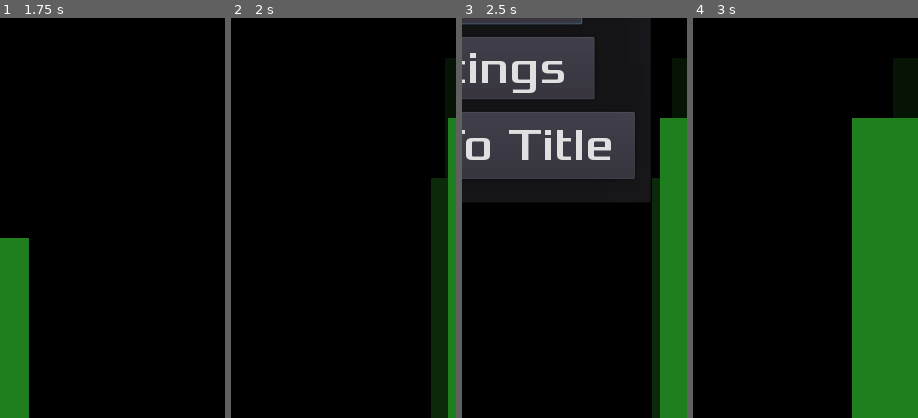
Above: before the commit, frames 1-4 (left to right).
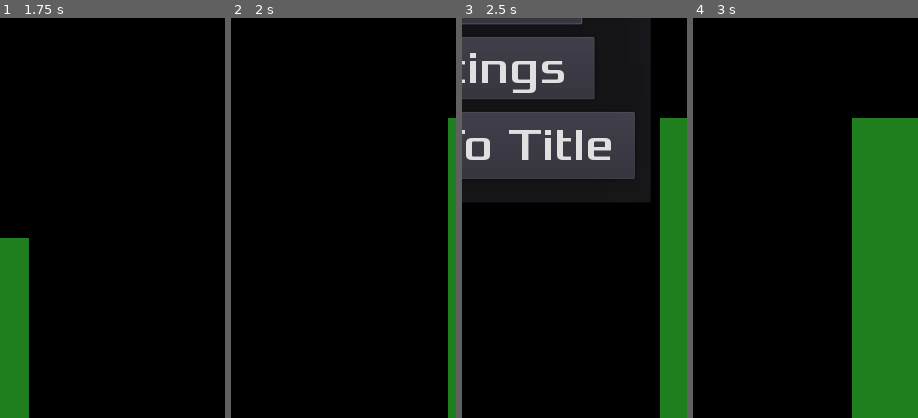
Above: after the commit, the same moments.

Repository: tomas7770/RunJump
Game: Godot game, scene res://scenes/Main/Main.tscn
The game is run twice, just before and just after one commit, with the same random seed, the same clock (stepped at 60 frames per second) and the same inputs. This scene is started directly instead of the project's main scene.
Inputs:
- Up to frame 1 (1.75 s): click "| |" at 0.5 s; click "Continue" at 1.25 s
- Up to frame 2 (2 s): no input
- Up to frame 3 (2.5 s): click "| |" at 2 s
- Up to frame 4 (3 s): click "Continue" at 2.75 s
The pictures show only the part of the screen within x 49-99%, y 50-100%; the shares and areas given below are measured in that part.

Frame 1 is identical in both runs. In frame 2, 4.5% of the frame differs, in the area x 88-97%, y 40-100%; in frame 3, 2.1%; in frame 4, less than 0.1%.
Error after the commit: Invalid call. Nonexistent function 'on_game_start' in base 'Nil'. (res://scenes/Main/Main.gd:44)

Commit message:
Add background to Title and pass it to Main
Prepare for showing background in title screen

Diff:
--- a/scenes/Background/Background.gd
+++ b/scenes/Background/Background.gd
@@ -7,10 +7,10 @@
 }
 const SCREEN_SIZE = GlobalVariables.SCREEN_SIZE
 export (PackedScene) var BGPlat
+var game_started = false
 var main
 
 func _ready():
-	main = get_parent()
 	_on_bgplats_set(GlobalVariables.bg_plats)
 	$Layer1/SpawnTimer.connect("timeout", self, "_on_SpawnTimer_timeout", [$Layer1/SpawnTimer])
 	$Layer2/SpawnTimer.connect("timeout", self, "_on_SpawnTimer_timeout", [$Layer2/SpawnTimer])
@@ -18,13 +18,24 @@
 	GlobalVariables.connect("on_bgplats_set", self, "_on_bgplats_set")
 
 func _physics_process(delta):
-	if !(GlobalVariables.pause):
+	if !(GlobalVariables.pause) and game_started:
 		var layers = get_children()
 		for layer in layers:
 			var layer_children = layer.get_children()
 			for child in layer_children:
 				if child.name != "SpawnTimer":
 					child.bodyposition.x -= main.speed*delta/LAYER_DIST[layer.name]
+
+func on_game_start():
+	main = get_parent()
+	_start_timers()
+	game_started = true
+
+func _start_timers():
+	var layers = get_children()
+	for layer in layers:
+		var timer = layer.get_node("SpawnTimer")
+		timer.start()
 
 func _on_pause(pause):
 	var layers = get_children()
--- a/scenes/Background/Background.tscn
+++ b/scenes/Background/Background.tscn
@@ -17,7 +17,6 @@
 [node name="SpawnTimer" type="Timer" parent="Layer1"]
 process_mode = 0
 one_shot = true
-autostart = true
 
 [node name="Layer2" type="Node2D" parent="."]
 modulate = Color( 0.16, 0.16, 0.16, 1 )
@@ -26,4 +25,3 @@
 [node name="SpawnTimer" type="Timer" parent="Layer2"]
 process_mode = 0
 one_shot = true
-autostart = true
--- a/scenes/GlobalVariables.gd
+++ b/scenes/GlobalVariables.gd
@@ -40,6 +40,9 @@
 var selected_character = CHARACTER.GREEN
 # warning-ignore:unused_class_variable
 var pause = false setget pause_set
+
+# "Hack" to pass background from title to game scene
+var passed_background
 
 # Called when the node enters the scene tree for the first time.
 func _ready():
--- a/scenes/Main/Main.gd
+++ b/scenes/Main/Main.gd
@@ -25,6 +25,7 @@
 # Called when the node enters the scene tree for the first time.
 func _ready():
 	_add_player()
+	_add_background()
 	new_game()
 	GlobalVariables.connect("on_pause", self, "_on_pause")
 
@@ -35,6 +36,12 @@
 		force_plat_color = player.plat_color
 	add_child(player)
 	move_child(player, 0)
+
+func _add_background():
+	var background = GlobalVariables.passed_background
+	GlobalVariables.passed_background = null
+	add_child(background)
+	background.on_game_start()
 
 func _get_next_plat_size():
 	match current_difficulty:
--- a/scenes/Main/Main.tscn
+++ b/scenes/Main/Main.tscn
@@ -1,8 +1,7 @@
-[gd_scene load_steps=5 format=2]
+[gd_scene load_steps=4 format=2]
 
 [ext_resource path="res://scenes/Main/Main.gd" type="Script" id=1]
 [ext_resource path="res://scenes/Platform/Platform.tscn" type="PackedScene" id=2]
-[ext_resource path="res://scenes/Background/Background.tscn" type="PackedScene" id=3]
 [ext_resource path="res://scenes/HUD/HUD.tscn" type="PackedScene" id=4]
 
 [node name="Main" type="Control"]
@@ -33,8 +32,6 @@
 
 [node name="HUD" parent="." instance=ExtResource( 4 )]
 
-[node name="Background" parent="." instance=ExtResource( 3 )]
-
 [connection signal="timeout" from="SpawnTimer" to="." method="_on_SpawnTimer_timeout"]
 [connection signal="timeout" from="ScoreTimer" to="." method="_on_ScoreTimer_timeout"]
 [connection signal="timeout" from="PreparationTimer" to="." method="_on_PreparationTimer_timeout"]
--- a/scenes/Title/Title.gd
+++ b/scenes/Title/Title.gd
@@ -12,7 +12,13 @@
 		return
 	if event is InputEventMouseButton:
 		if event.pressed:
-			get_tree().change_scene("res://scenes/Main/Main.tscn")
+			_start_game()
+
+func _start_game():
+	var background = $Background
+	remove_child(background)
+	GlobalVariables.passed_background = background
+	get_tree().change_scene("res://scenes/Main/Main.tscn")
 
 func _update_colors():
 	var player_scene = GlobalVariables.load_character_scene(GlobalVariables.selected_character)
--- a/scenes/Title/Title.tscn
+++ b/scenes/Title/Title.tscn
@@ -1,9 +1,10 @@
-[gd_scene load_steps=5 format=2]
+[gd_scene load_steps=6 format=2]
 
 [ext_resource path="res://scenes/Title/Title.gd" type="Script" id=1]
 [ext_resource path="res://scenes/TitleHUD/TitleHUD.tscn" type="PackedScene" id=2]
 [ext_resource path="res://scenes/FakePlayer.tscn" type="PackedScene" id=3]
 [ext_resource path="res://scenes/Platform/Platform.tscn" type="PackedScene" id=4]
+[ext_resource path="res://scenes/Background/Background.tscn" type="PackedScene" id=5]
 
 [node name="Title" type="Control"]
 anchor_left = 0.5
@@ -24,3 +25,5 @@
 [node name="Platform" parent="." instance=ExtResource( 4 )]
 position = Vector2( 256, 758 )
 scale = Vector2( 8, 3 )
+
+[node name="Background" parent="." instance=ExtResource( 5 )]
